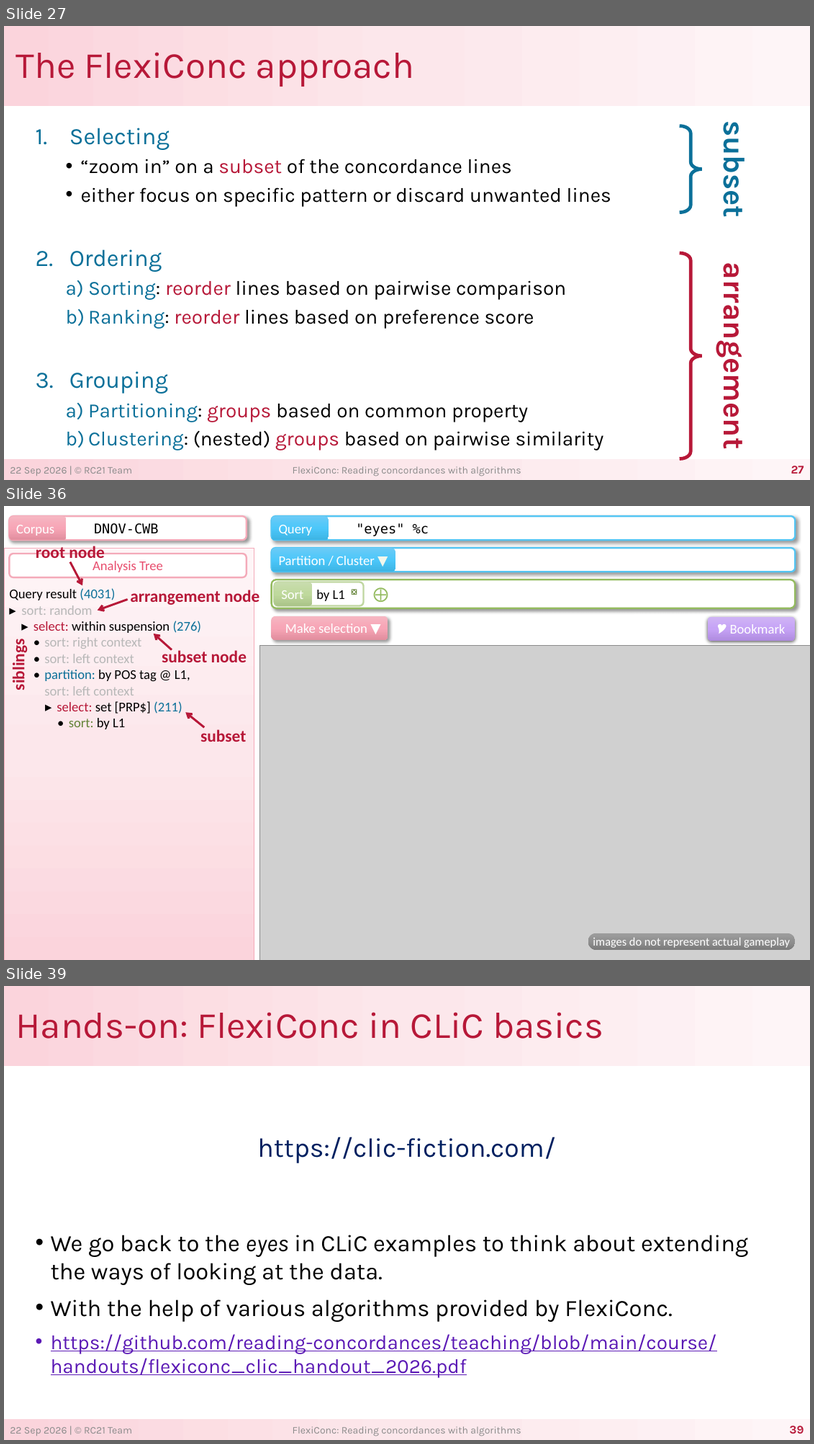
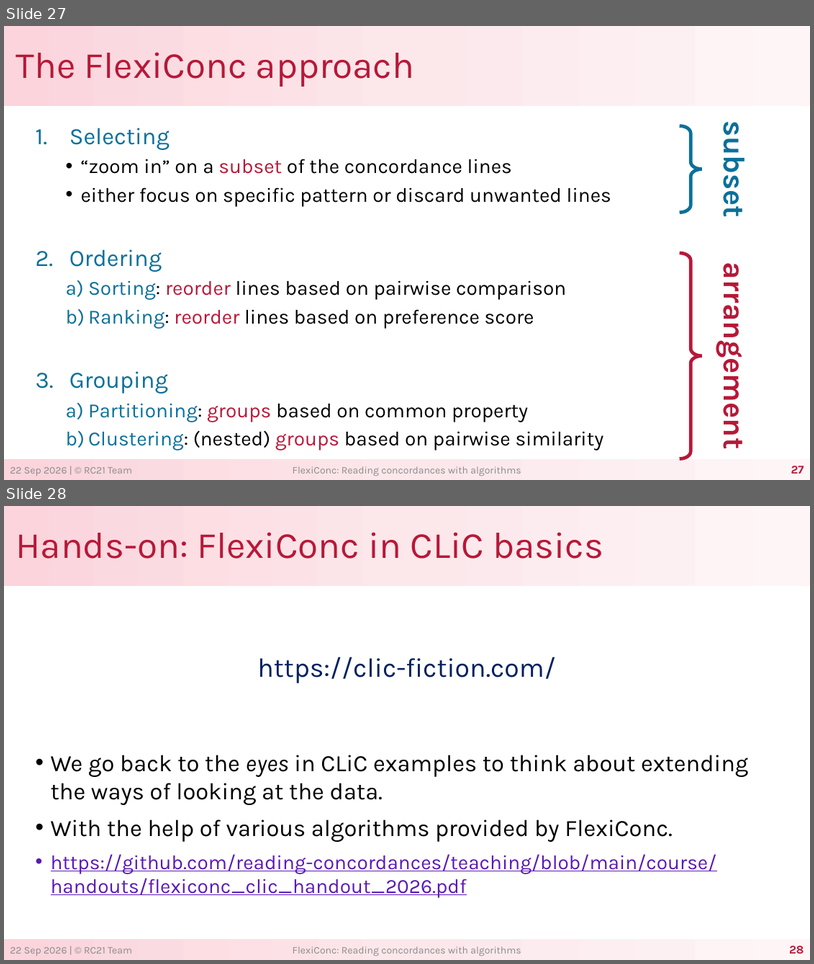
Before and after one commit to reading-concordances/teaching, a slide deck: course/slides/2_working_with_concordance_tools.pptx. Shown one above the other, each under a label of ours: slides 27, 36 and 39 before the commit, slides 27 and 28 after it; the slides between them are not shown. The pictures are 814x1444 and 814x964 pixels, drawn with LibreOffice and Linux fonts; fonts in the diff are those of the drawing; grey boxes stand for pictures. Boxes give left, top, right and bottom in pixels: in the first picture for what was removed or moved away, otherwise in the second. Text is boxed around its words. In the diff, an @@ line names an element or a change of style, - is before the commit and + after.

```diff
--- a/course/slides/2_working_with_concordance_tools.pptx
+++ b/course/slides/2_working_with_concordance_tools.pptx
@@ slide 36 removed at [4, 506, 810, 960], background #FFFFFF @@
@@ rounded rectangle removed at [10, 516, 247, 540] @@
-DNOV-CWB
@@ rounded rectangle removed at [10, 516, 67, 540] @@
-Corpus
@@ rounded rectangle removed at [271, 516, 795, 540] @@
-"eyes" %c
@@ rounded rectangle removed at [271, 516, 328, 540] @@
-Query
@@ rectangle removed at [4, 548, 254, 960] @@
@@ text removed at [36, 546, 104, 563] @@
-root node
@@ rounded rectangle removed at [271, 548, 795, 572] @@
@@ rounded rectangle removed at [271, 548, 396, 572] @@
-Partition / Cluster ▼
@@ rounded rectangle removed at [10, 554, 247, 577] @@
-Analysis Tree
@@ arrow removed from (70, 561) to (82, 585) @@
@@ text removed at [9, 588, 202, 729] @@
-Query result (4031)
-▸ sort: random
-▸ select: within suspension (276)
-• sort: right context
-• sort: left context
-• partition: by POS tag @ L1,
-sort: left context
-▸ select: set [PRP$] (211)
-• sort: by L1
@@ text removed at [130, 587, 260, 606] @@
-arrangement node
@@ rounded rectangle removed at [271, 580, 795, 608] @@
@@ rounded rectangle removed at [275, 582, 364, 606] @@
-by L1 ❎
@@ rounded rectangle removed at [275, 582, 313, 606] @@
-Sort
@@ rounded rectangle removed at [366, 582, 392, 605] @@
-⨁
@@ arrow removed from (127, 599) to (97, 610) @@
@@ arrow removed from (172, 650) to (154, 633) @@
@@ rounded rectangle removed at [271, 616, 388, 640] @@
-Make selection ▼
@@ rounded rectangle removed at [708, 617, 796, 641] @@
-🎔 Bookmark
@@ text removed at [8, 644, 28, 689] @@
-siblings
@@ text removed at [162, 648, 247, 662] @@
-subset node
@@ picture removed at [260, 646, 810, 960] @@
@@ arrow removed from (204, 728) to (185, 713) @@
@@ text removed at [201, 727, 246, 741] @@
-subset
@@ rounded rectangle removed at [589, 932, 795, 950] @@
-images do not represent actual gameplay
@@ what was slide 39 is now slide 28 @@
@@ page number at [790, 945, 804, 953]: text changed @@
-39
+28
```
Also in this commit, not shown: 10 other slides removed, 3 other files.
